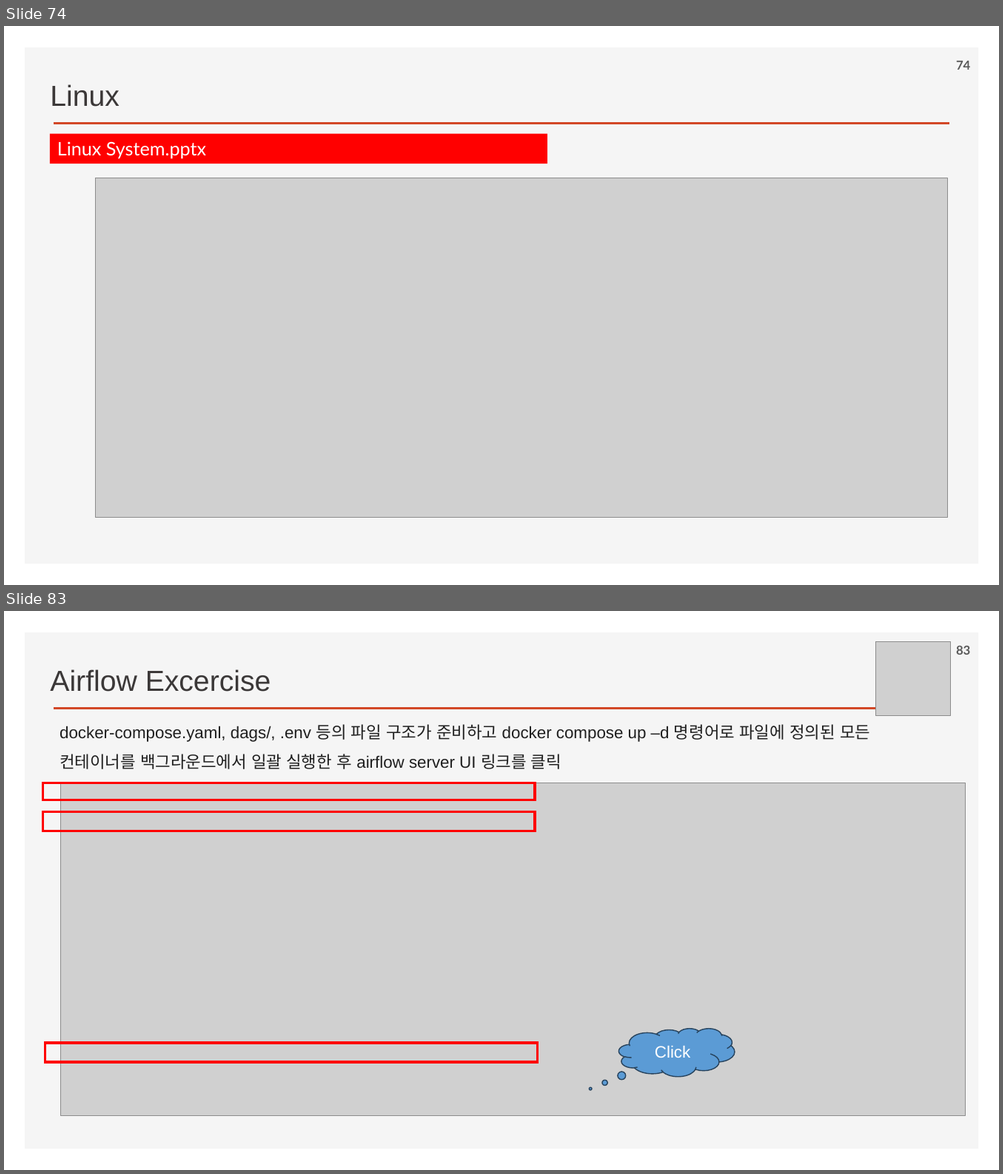
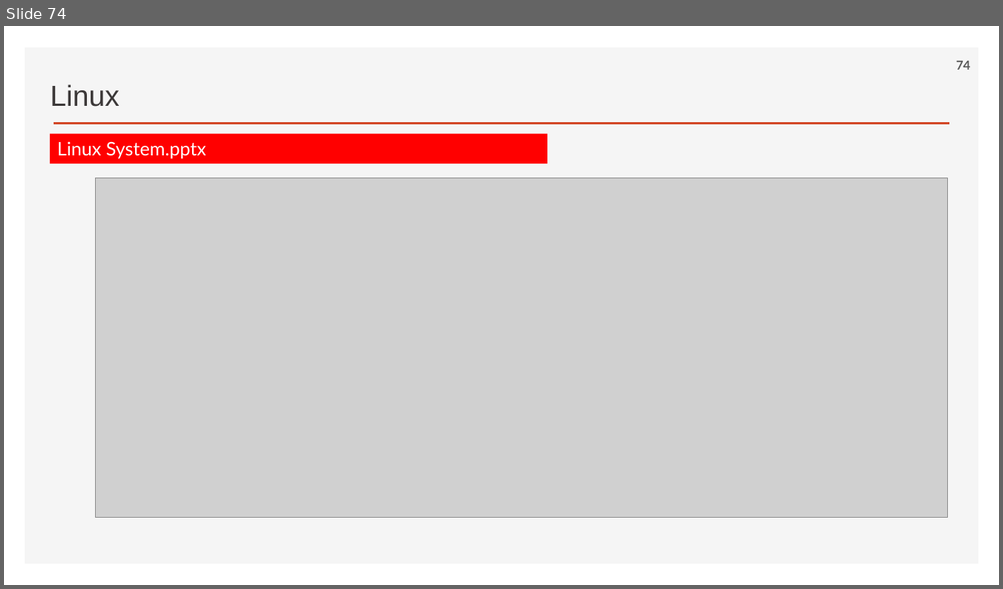
Before and after one commit to ancestor9/2026_Fall_AI-Workflow, a slide deck: PPTs/00_App Deployment.pptx. Shown one above the other, each under a label of ours: slides 74 and 83 before the commit, slide 74 after it; the slides between them are not shown. The pictures are 1003x1174 and 1003x589 pixels, drawn with LibreOffice and Linux fonts; fonts in the diff are those of the drawing; grey boxes stand for pictures; background and template pictures are left out. Boxes give left, top, right and bottom in pixels: in the first picture for what was removed or moved away, otherwise in the second. Text is boxed around its words. In the diff, an @@ line names an element or a change of style, - is before the commit and + after.

```diff
--- a/PPTs/00_App Deployment.pptx
+++ b/PPTs/00_App Deployment.pptx
@@ slide 83 removed at (4,611,999,1170), background #FFFFFF; not listed: 2 template elements that a slide beside it also shows @@
@@ picture removed at (876,641,950,716) @@
@@ page number removed at (956,646,970,655) @@
-83
@@ text removed at (50,669,271,692) @@
-Airflow Excercise
@@ text removed at (60,724,870,769) @@
-docker-compose.yaml, dags/, .env 등의 파일 구조가 준비하고 docker compose up –d 명령어로 파일에 정의된 모든 컨테이너를 백그라운드에서 일괄 실행한 후 airflow server UI 링크를 클릭
@@ rectangle removed at (42,783,535,800) @@
@@ picture removed at (61,783,965,1116) @@
@@ rectangle removed at (42,812,535,831) @@
@@ thought cloud removed at (619,1029,734,1077) @@
-Click
@@ rectangle removed at (45,1043,537,1062) @@
```
Also in this commit, not shown: 1 slide changed, 18 other slides removed.
